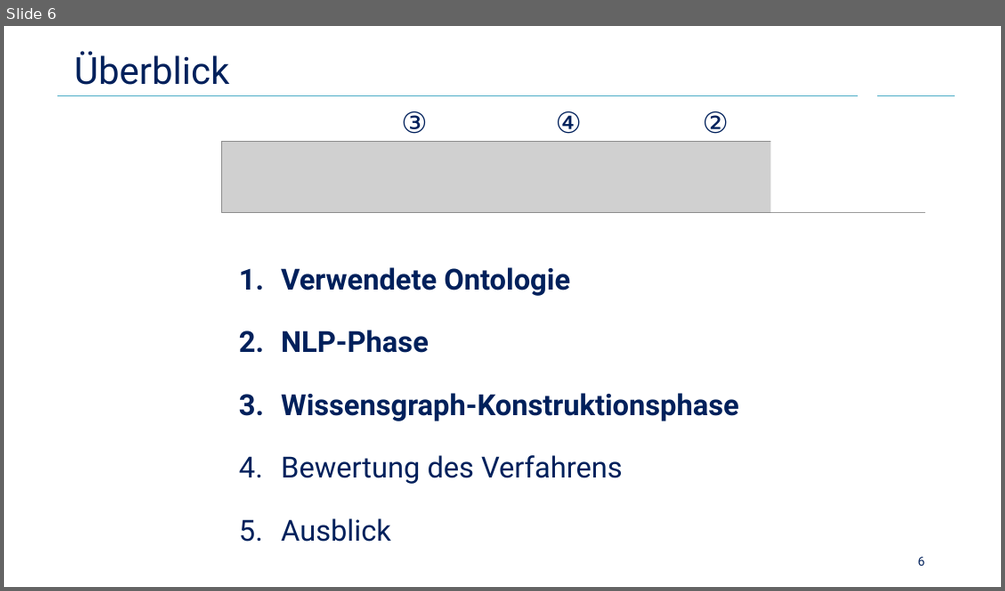
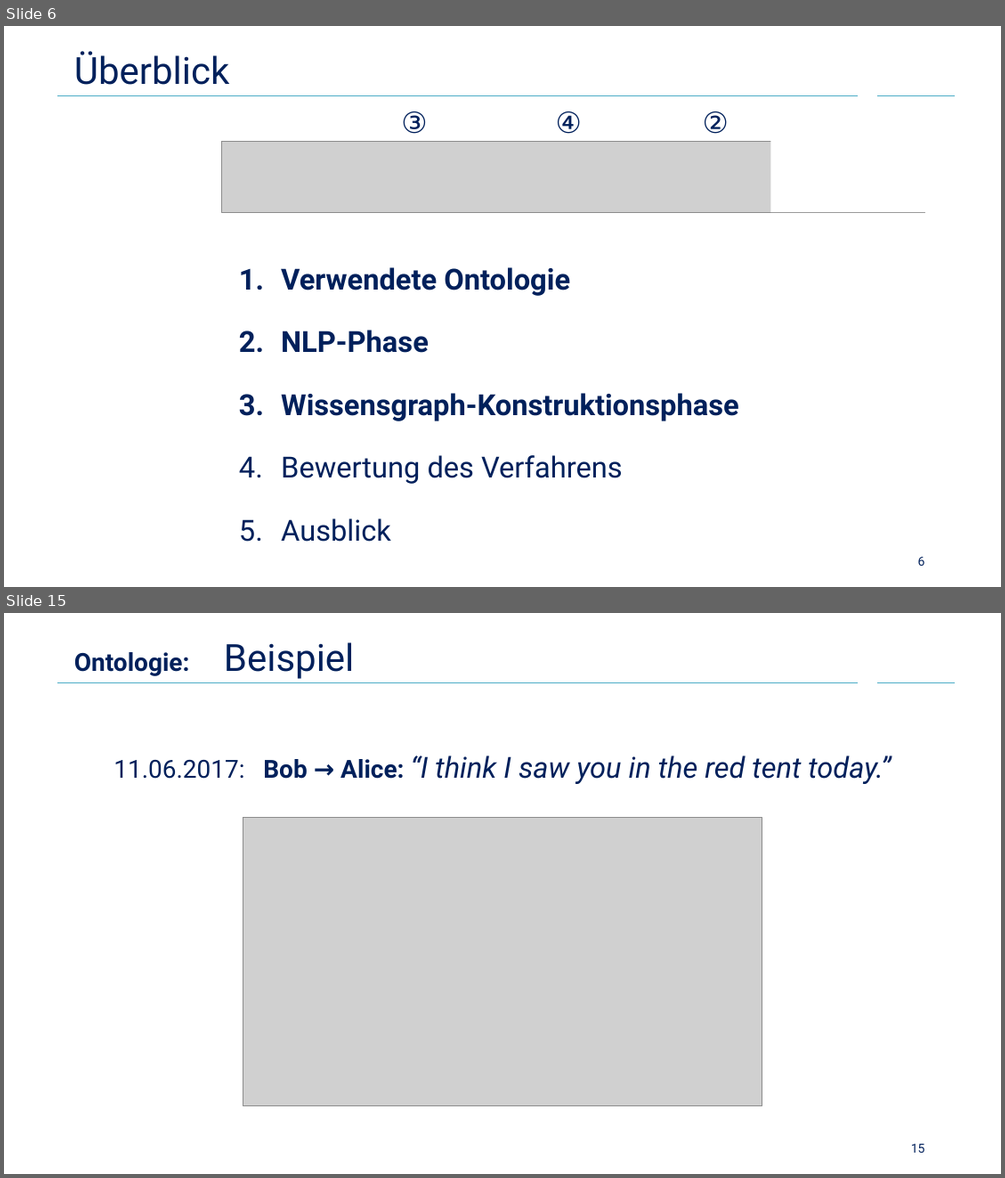
Before and after one commit to Cortys/bachelor-thesis, a slide deck: presentation/presentation.pptx. Shown one above the other, each under a label of ours: slide 6 before the commit, slides 6 and 15 after it; the slides between them are not shown. The pictures are 1005x591 and 1005x1178 pixels, drawn with LibreOffice and Linux fonts; fonts in the diff are those of the drawing; grey boxes stand for pictures; background and template pictures are left out. Boxes give left, top, right and bottom in pixels: in the first picture for what was removed or moved away, otherwise in the second. Text is boxed around its words. In the diff, an @@ line names an element or a change of style, - is before the commit and + after.

```diff
--- a/presentation/presentation.pptx
+++ b/presentation/presentation.pptx
@@ slide 15 added at [4,613,1001,1174], background #FFFFFF; not listed: 2 template elements that a slide beside it also shows @@
@@ title added at [74,642,355,679], 24 pt, text #00205B, bold @@
+Ontologie: Beispiel
@@ text added at [113,755,890,784], 28 pt, text #00205B, italic @@
+11.06.2017: Bob → Alice: “I think I saw you in the red tent today.”
@@ picture added at [243,817,761,1106] @@
@@ page number added at [911,1143,925,1152], 12 pt, text #00205B @@
+15
```
Also in this commit, not shown: 14 other slides added, 18 other files.
